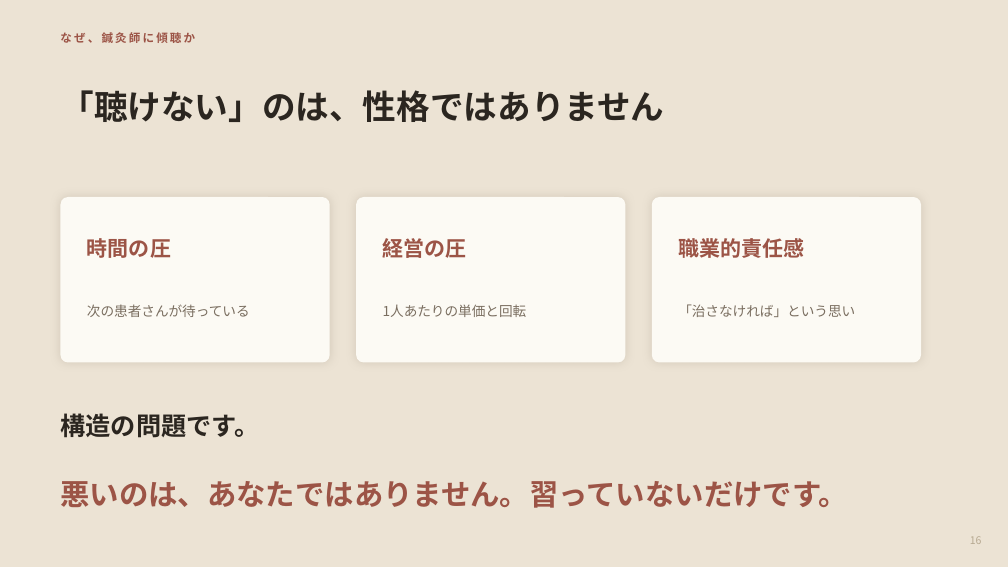
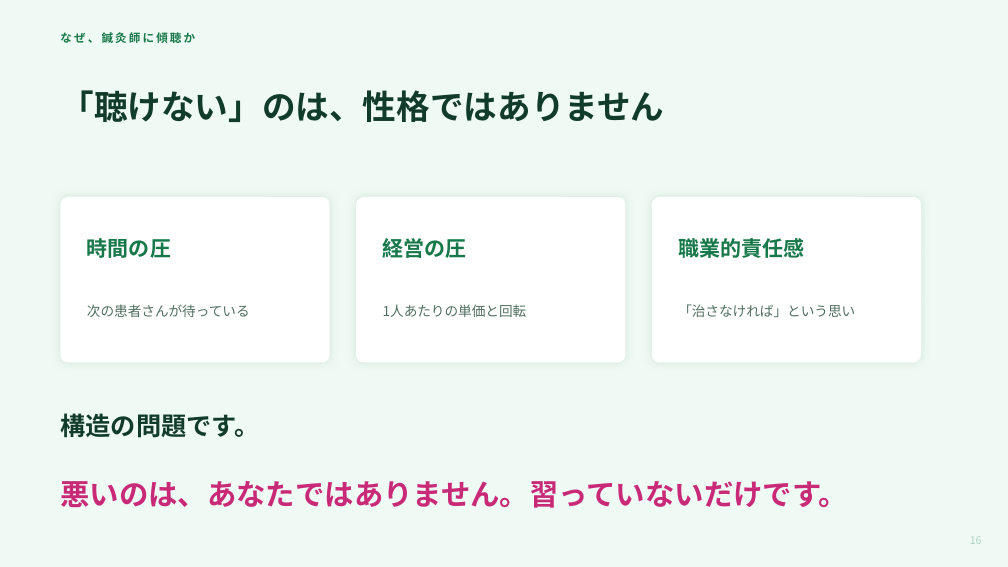
Before and after one commit to mananyon/manayonekura, a slide deck: slide 16 of docs/slides/APNET-keicho-60min.pptx. Drawn at 1008x567 pixels with LibreOffice and Linux fonts; fonts in the diff are those of the drawing. Boxes give left, top, right and bottom in pixels: in the first picture for what was removed or moved away, otherwise in the second. Text is boxed around its words. In the diff, an @@ line names an element or a change of style, - is before the commit and + after.

```diff
--- a/docs/slides/APNET-keicho-60min.pptx
+++ b/docs/slides/APNET-keicho-60min.pptx
@@ background #ECE3D4 to #F0FAF5 @@
@@ text "「聴けない」のは、性格ではありません" at <box>60,90,664,122</box>: text colour #2B2620 to #123C2A @@
@@ fill #FCFAF4 to #FFFFFF; shadow changed in 3 elements at <box>60,197,330,363</box>, <box>356,197,625,363</box>, <box>652,197,921,363</box> @@
@@ text colour #9C5446 to #17784A in 4 elements at <box>60,32,195,43</box>, <box>87,238,171,258</box>, <box>383,238,467,258</box>, <box>678,238,804,258</box> @@
@@ text colour #7A6E60 to #4F6F60 in 3 elements at <box>87,304,250,317</box>, <box>383,304,527,317</box>, <box>678,304,855,317</box> @@
@@ text "構造の問題です。" at <box>60,413,259,438</box>: text colour #2B2620 to #123C2A @@
@@ text "悪いのは、あなたではありません。習っていないだけです。" at <box>60,481,847,508</box>: text colour #9C5446 to #C92A78 @@
@@ text "16" at <box>970,536,982,544</box>: text colour #B7A991 to #AFD2C1 @@
```
Also in this commit, not shown: 62 other slides changed, 2 other files.
